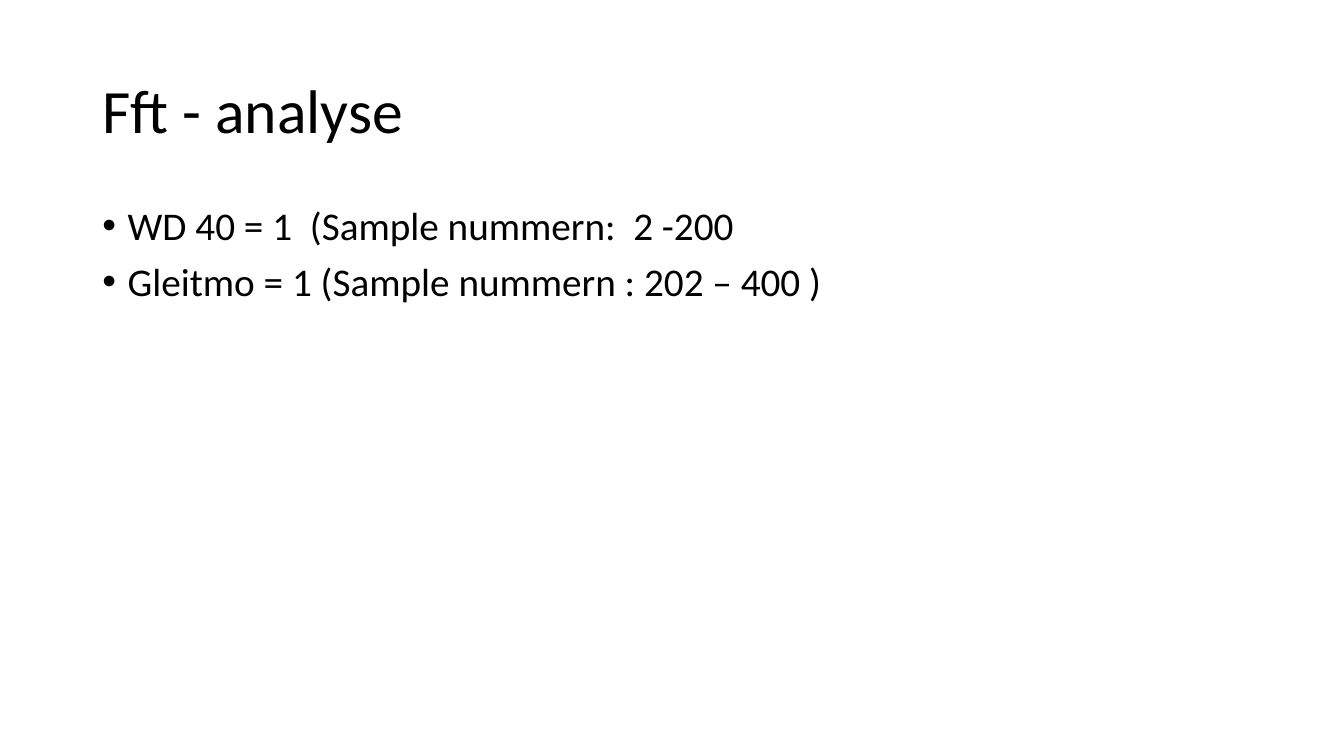
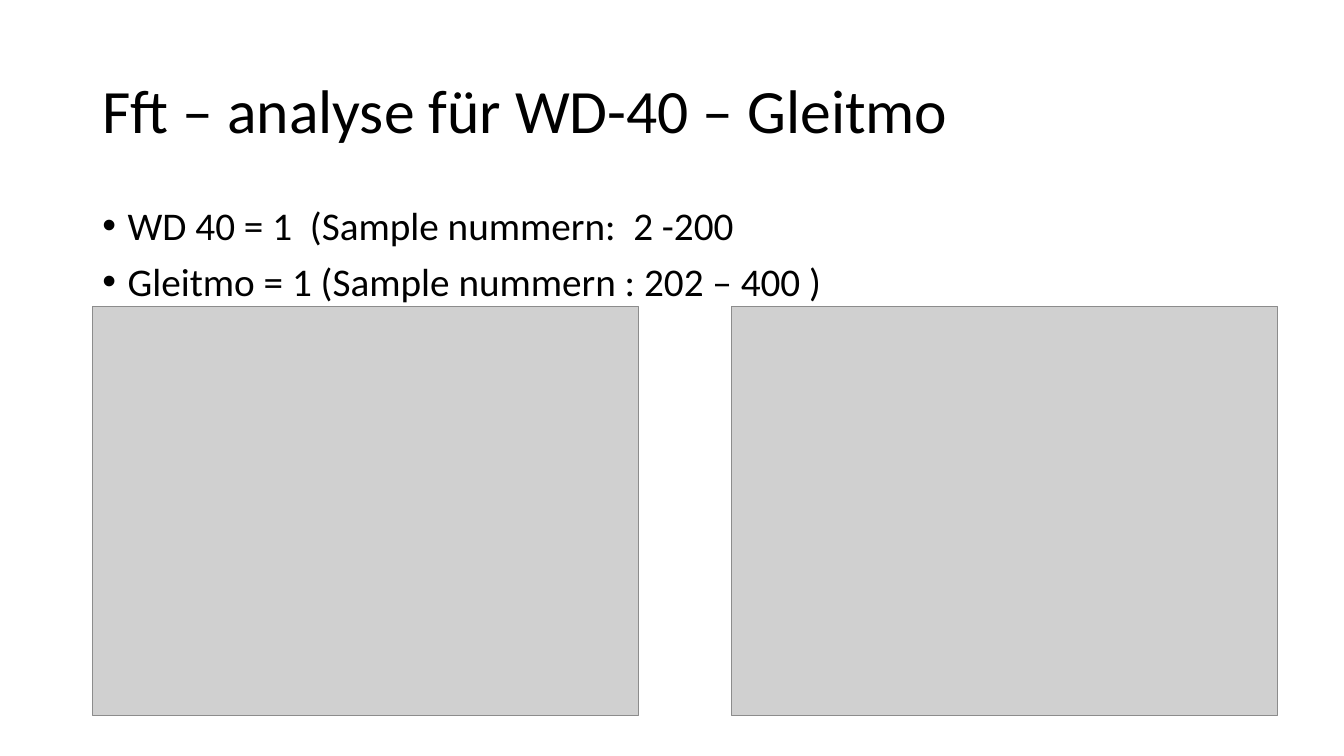
Before and after one commit to JanNalivaika/Predictive-Quality-Battery-TUM, a slide deck: slide 5 of Report/Termin_05_07_Nikita.pptx. Drawn at 1344x756 pixels with LibreOffice and Linux fonts; fonts in the diff are those of the drawing; grey boxes stand for pictures. Boxes give left, top, right and bottom in pixels: in the first picture for what was removed or moved away, otherwise in the second. Text is boxed around its words. In the diff, an @@ line names an element or a change of style, - is before the commit and + after.

```diff
--- a/Report/Termin_05_07_Nikita.pptx
+++ b/Report/Termin_05_07_Nikita.pptx
@@ title at <box>102,90,948,143</box>: text changed @@
-Fft - analyse
+Fft – analyse für WD-40 – Gleitmo
@@ picture added at <box>93,307,639,716</box> @@
@@ picture added at <box>732,307,1278,716</box> @@
```
Also in this commit, not shown: 2 slides added, 16 other files.
